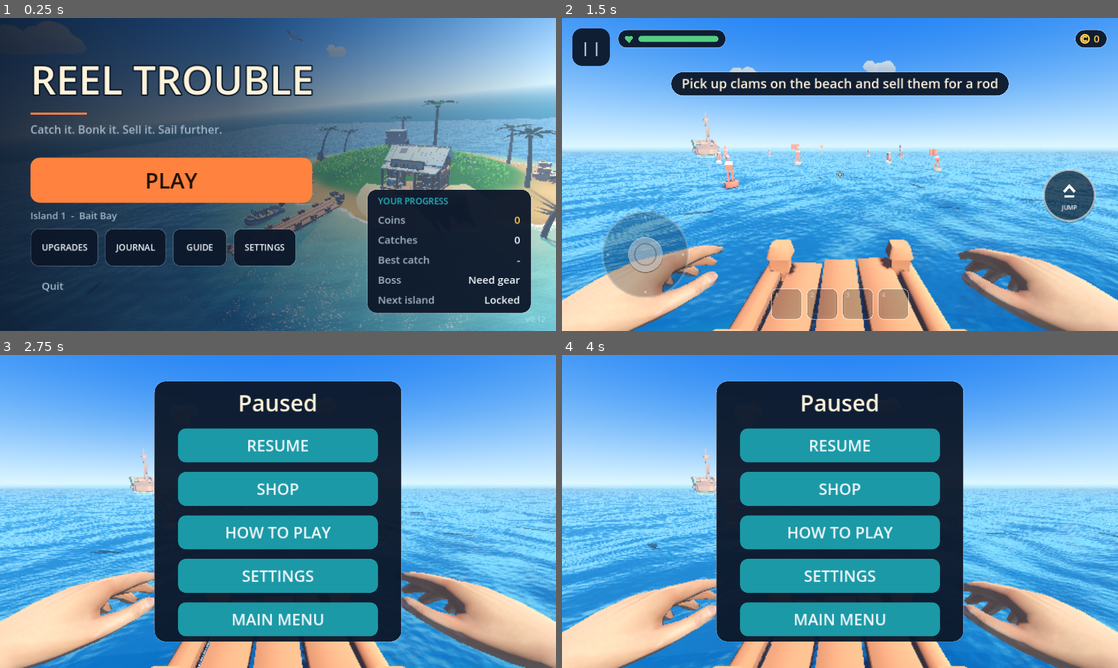
Above: before the commit, frames 1-4 (two rows, left to right).
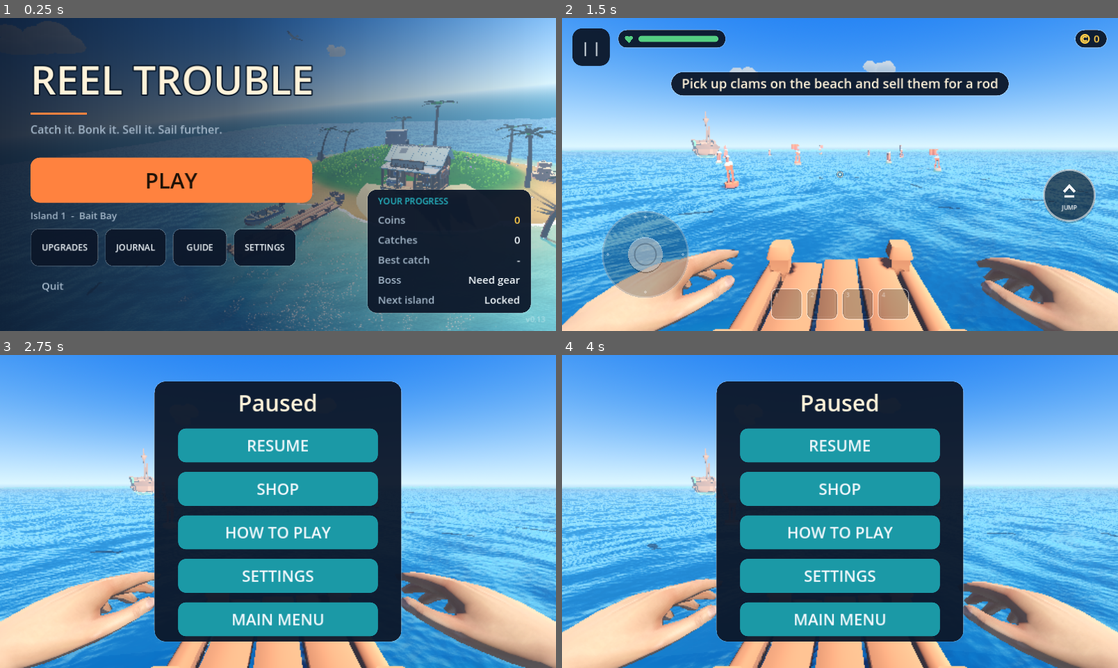
Above: after the commit, the same moments.

Repository: Max1081018/open_code
Game: Godot game, scene res://game.tscn
The game is run twice, just before and just after one commit, with the same random seed, the same clock (stepped at 60 frames per second) and the same inputs.
Inputs:
- Up to frame 1 (0.25 s): no input
- Up to frame 2 (1.5 s): click "PLAY" at 0.5 s; click "START FISHING" at 1.25 s
- Up to frame 3 (2.75 s): click "| |" at 2 s
- Up to frame 4 (4 s): click "RESUME" at 2.75 s; click "| |" at 3.5 s

The runs differ from the first frame. In frame 1, 0.3% of the frame differs, in the area x 33-100%, y 31-100%; in frame 2, 11%, in the area x 0-100%, y 40-100%; in frame 3, 3.2%; in frame 4, 3.1%.

Commit message:
v0.13: weather with teeth, legs that walk, hands that lag, and a gull you can fight
Weather that means something
  Each kind of weather now carries a swell, a bite rate and a rarity tilt, so
  the sky is a fishing decision rather than scenery. Flat calm is pretty and
  slow; the worse it looks out there, the better the fishing.
  - the sea actually runs higher in bad weather: the swell drives both the
    water shader and the script-side wave_height(), so the boat, the bobber
    and anything floating ride the same waves you can see. Clear seas run at
    0.32, a storm at 0.80
  - new storm: dark navy sky, heavy rain, a 3.2 wind, lightning that flashes
    the sun and the sky with thunder rolling in a beat later (the gap is the
    distance), and the best fishing in the game
  - gloom is its own channel now, so a storm can go properly dark instead of
    stopping where overcast stops
  - the weather announces itself in one line when it turns

Legs
  - heel first on the way down, push off the toes on the way back. A foot
    held flat through the whole cycle is what made it look like a doll being
    slid along the floor
  - the hips roll toward whichever leg has the weight
  - the knees take the landing from a jump, and you breathe standing still

Hands
  - they now trail a quick look and swing back. Welded to the camera, they
    read as part of the HUD rather than as arms on the end of a body.
    Verified the direction by rendering a left turn, a right turn and a
    standstill side by side

Fun
  - you can swing at a gull on its way down and drive it off empty-clawed.
    It leaves with a squawk and a puff of feathers, and your fish stays put

Bugs found and fixed
  - loose catches grew without bound: a player who never sold anything would
    slowly fill the island with physics bodies. Gulls now get bolder once
    more than a dozen are lying about, which caps it in fiction. Measured:
    nodes stopped climbing at 12 catches over a 200-second run
  - every spawned fish, rod and weapon logged an owner warning, because a
    node lifted out of an imported scene still named that scene as its owner

Economy, checked rather than guessed: expected value per catch runs 14 coins
at the starting reel to 58 at the last, against upgrade costs of 60 to 300 -
about five catches per upgrade the whole way up, which is the curve I wanted.

Full suite (19 screens) passes clean.

Co-Authored-By: Claude Opus 5 <noreply@anthropic.com>
Claude-Session: https://claude.ai/code/session_019FPN93SDKwisezCSut5tqW

Diff:
--- a/fishing/fp_arms.gd
+++ b/fishing/fp_arms.gd
@@ -71,6 +71,8 @@
 const HOLD_SHIFT := Vector3(-0.075, 0.035, 0)  # holding something: right hand clears the buttons
 var _shift := 0.0
 var _sail := 0.0                     # blend into the steering pose
+var _lag := Vector2.ZERO             # how far the hands are trailing the look
+var _look_was := Vector2.ZERO
 
 
 ## Layers one clip onto just the right arm (shoulder to fingertips) on top of
@@ -419,6 +421,19 @@
 	if _hit_t > 0.0:
 		var g := _hit_t * _hit_t
 		off += Vector3(sin(_t * 61.0) * 0.015, -0.05 + cos(_t * 53.0) * 0.01, 0.04) * g
+	# Hands trail a quick look and swing back: welded to the camera, they read
+	# as part of the HUD rather than as arms on the end of a body.
+	var cam3 := get_parent() as Node3D
+	if cam3:
+		var cy := cam3.global_rotation.y
+		var cp := cam3.global_rotation.x
+		if _look_was != Vector2.ZERO:
+			_lag.x = clampf(_lag.x + wrapf(cy - _look_was.x, -PI, PI) * 0.55, -0.17, 0.17)
+			_lag.y = clampf(_lag.y + (cp - _look_was.y) * 0.45, -0.13, 0.13)
+		_look_was = Vector2(cy, cp)
+	_lag = _lag.lerp(Vector2.ZERO, clampf(delta * 6.5, 0.0, 1.0))
+	off += Vector3(_lag.x * 0.11, -_lag.y * 0.09, 0.0)
+
 	var pitch := deg_to_rad(10.0 * charge * charge - 14.0 * _arc(_cast_t) + 6.0 * _arc(_hook_t))
 	if mode == "rod":
 		pitch += sin(_t * 37.0) * tension * 0.012
@@ -428,7 +443,9 @@
 	# view like a car's wheel instead of across your eyes.
 	_sail = move_toward(_sail, 1.0 if mode == "sail" else 0.0, delta * 3.5)
 	off += Vector3(0.0, -0.215, -0.045) * _sail
-	var rig_xf := Transform3D(Basis(Vector3.RIGHT, pitch), off) * _base
+	var rig_xf := Transform3D(
+		Basis(Vector3.RIGHT, pitch - _lag.y * 0.75) * Basis(Vector3.UP, -_lag.x * 0.75),
+		off) * _base
 	_rig.transform = _rig.transform.interpolate_with(rig_xf, clampf(delta * 20.0, 0.0, 1.0))
 
 	# Holding a small fish or a clam: only the right arm lifts and grips.
--- a/fishing/fp_legs.gd
+++ b/fishing/fp_legs.gd
@@ -34,6 +34,8 @@
 var _blend := 0.0           # 0 standing, 1 full stride
 var _air := 0.0
 var _bob := 0.0
+var _land := 0.0            # landing dip, counts down
+var _was_air := false
 var _acc := 0.0             # unwrapped stride phase, for counting steps
 var _step_k := 0
 var _t := 0.0
@@ -98,7 +100,6 @@
 		else:
 			want_yaw = mv
 	_yaw = lerp_angle(_yaw, want_yaw, clampf(delta * 10.0, 0.0, 1.0))
-	rotation.y = _yaw
 
 	# Stride length grows with speed: a walk is short steps, a run is long ones.
 	if moving:
@@ -116,6 +117,13 @@
 	_blend = lerpf(_blend, 1.0 if moving else 0.0, clampf(delta * 9.0, 0.0, 1.0))
 	_air = lerpf(_air, 0.0 if on_floor else 1.0, clampf(delta * 9.0, 0.0, 1.0))
 
+	# Land from a jump and the knees take it: a quick dip, then back up.
+	if on_floor and _was_air:
+		_land = 0.22
+	_was_air = not on_floor
+	_land = maxf(_land - delta, 0.0)
+	var crouch: float = sin(PI * clampf(_land / 0.22, 0.0, 1.0))
+
 	var amp: float = clampf(0.2 + speed * 0.072, 0.2, 0.62) * _blend
 	var bend: float = clampf(0.5 + speed * 0.13, 0.5, 1.2) * _blend
 	var idle := sin(_t * 1.5) * 0.028 * (1.0 - _blend)
@@ -133,7 +141,11 @@
 		# Mid-air both legs tuck, the trailing one a little more.
 		th = lerpf(th, 0.52 - 0.22 * float(i), _air)
 		kn = lerpf(kn, -0.95 - 0.2 * float(i), _air)
-		var an: float = clampf(-(th + kn) * 0.8, -0.45, 0.5)
+		kn -= crouch * 0.55
+		# Heel first on the way down, push off the toes on the way back: a
+		# foot held flat through the whole cycle is what makes walk cycles
+		# look like a doll being slid along the floor.
+		var an: float = clampf(-(th + kn) * 0.8 + sin(p) * 0.26 * _blend, -0.5, 0.55)
 		an = lerpf(an, -0.3, _air)
 		_hip[i].rotation.x = th
 		_knee[i].rotation.x = kn
@@ -144,7 +156,10 @@
 	# A spread stride is shorter than a straight leg, so the hips have to drop
 	# or the back foot hovers. This is the bob you feel when you walk.
 	_bob = lerpf(_bob, -low * (1.0 - _air), clampf(delta * 20.0, 0.0, 1.0))
-	position.y = _bob
+	# Breathing when you stand still, and the hips rolling toward whichever
+	# leg has the weight as you walk.
+	position.y = _bob + sin(_t * 0.9) * 0.006 * (1.0 - _blend)
+	rotation = Vector3(0.0, _yaw, sin(_phase) * 0.04 * _blend)
 
 	if _air > 0.5:
 		gait = "air"
--- a/fishing/game.gd
+++ b/fishing/game.gd
@@ -201,6 +201,7 @@
 }
 
 # Island 1's boss: only bites out at sea, from the boat, with the Boss Reel.
+const STEAL_PILE := 12          # catches left lying about before gulls swarm
 const NEW_SPECIES_BONUS := 25
 const PB_BONUS := 20            # beating your own record is worth something
 # The buyer says something when the catch is worth a comment. Selling should
@@ -540,6 +541,7 @@
 	if part == null:
 		root.free()
 		return null
+	_disown(part)
 	part.get_parent().remove_child(part)
 	root.free()
 	var holder := Node3D.new()
@@ -840,7 +842,7 @@
 var test_yaw := PI
 var test_walk := 450
 var test_sprint := false
-var test_rain := false
+var test_weather := ""           # autotest: pin the weather to one state
 var _test_whack_f := 0
 var _test_max_speed := 0.0
 var _boss_logged := false
@@ -859,6 +861,8 @@
 var _perf_phys := 0.0
 var _perf_n := 0
 var test_hold := false           # autotest: keep walking through the screenshot
+var test_spin := 0.0             # autotest: keep turning, to see the hands trail
+var test_shoo := false           # autotest: drive the thieving gull off
 var _tphase := 0
 var _tnext := 0
 var _tcycles := 0
@@ -1060,11 +1064,14 @@
 		elif a.begins_with("--yaw="): test_yaw = float(a.get_slice("=", 1))
 		elif a.begins_with("--walk="): test_walk = int(a.get_slice("=", 1))
 		elif a == "--sprint": test_sprint = true
-		elif a == "--rain": test_rain = true
+		elif a == "--rain": test_weather = "rain"
+		elif a.begins_with("--weather="): test_weather = a.get_slice("=", 1)
 		elif a == "--rod": test_rod = true
 		elif a == "--fresh": test_fresh = true
 		elif a == "--nohud": test_nohud = true
 		elif a == "--hold": test_hold = true
+		elif a.begins_with("--spin="): test_spin = float(a.get_slice("=", 1))
+		elif a == "--shoo": test_shoo = true
 		elif a.begins_with("--at="):
 			var p := a.get_slice("=", 1).split(",")
 			test_at = Vector3(float(p[0]), 0.0, float(p[1]))
@@ -1084,7 +1091,7 @@
 	for i in 4:
 		var k: float = TAU / (WAVE_LENGTH * float(WAVE_LEN_MUL[i]))
 		var phase: float = k * (WAVE_DIR[i] as Vector2).dot(p) - PI * float(WAVE_HALF_TURNS[i]) * t
-		h += WAVE_HEIGHT * float(WAVE_SHARE[i]) * sin(phase)
+		h += wave_amp * float(WAVE_SHARE[i]) * sin(phase)
 	return h
 
 
@@ -1278,6 +1285,15 @@
 	if key in MERGE_KEYS:
 		_merge_me.append(n)
 	return n
+
+
+## A node lifted out of an imported scene still names that scene as its owner,
+## which Godot warns about the moment it is re-parented. Clearing the owner on
+## the node and everything under it keeps the log clean.
+func _disown(n: Node) -> void:
+	n.owner = null
+	for c in n.find_children("*", "", true, false):
+		c.owner = null
 
 
 ## Height of an island at a world x/z. The profile is a smooth bump,
@@ -1536,6 +1552,7 @@
 		"click": Sfx.click(), "caught": Sfx.caught(), "snap": Sfx.snap(),
 		"bonk": Sfx.bonk(), "hurt": Sfx.hurt(), "coins": Sfx.coins(),
 		"step_soft": Sfx.step_soft(), "step_wood": Sfx.step_wood(), "gull": Sfx.gull(),
+		"thunder": Sfx.thunder(),
 		"jump": Sfx.whoosh(), "pickup": Sfx.pickup(),
 	}
 	for key in streams:
@@ -1549,6 +1566,7 @@
 	players["jump"].pitch_scale = 1.6
 	players["jump"].volume_db = -8.0
 	players["pickup"].volume_db = -7.0
+	players["thunder"].volume_db = -5.0
 	# Ambience: the sea, the wind and the rain, each a long loop whose volume
 	# follows where you are and what the weather is doing. They take a moment
 	# to generate, so they are built one per frame after the game is up rather
@@ -1839,6 +1857,11 @@
 		else:
 			p = "DROP"
 			touch.secondary = "THROW"
+	elif _gull_in_reach():
+		touch.look_info = "Seagull!"
+		touch.look_stat = "after your catch"
+		touch.look_cost = ""
+		p = "SHOO"
 	elif looked_fish and is_instance_valid(looked_fish):
 		var fd: Dictionary = looked_fish.get_meta("fish")
 		var rar := str(fd.get("rarity", "Common"))
@@ -1934,6 +1957,8 @@
 		"GRAB":
 			if looked_fish:
 				_grab(looked_fish)
+		"SHOO":
+			_shoo_gull()
 		"PUNCH", "HIT":
 			if looked_fish:
 				# Rod, clam or fish in hand: put it away and use both fists.
@@ -1973,6 +1998,7 @@
 		var root: Node3D = load(str(info["model"])).instantiate()
 		var part := root.find_child(str(info.get("node", "")), true, false)
 		if part:
+			_disown(part)
 			part.get_parent().remove_child(part)
 			root.queue_free()
 			m = Node3D.new()
@@ -2905,6 +2931,7 @@
 		part.add_child(pivot)
 		for mi in crank_bits:
 			var keep: Transform3D = (mi as Node3D).transform
+			_disown(mi)
 			(mi as Node3D).get_parent().remove_child(mi)
 			pivot.add_child(mi)
 			(mi as Node3D).transform = Transform3D(keep.basis, keep.origin - hub)
@@ -3391,24 +3418,43 @@
 ## Weather is a slow cycle of states, each lasting minutes, blending smoothly
 ## into the next. It always starts clear, and rain is the exception, not the
 ## rule: clear, cloudy, breezy, foggy, drizzle and (now and then) rain.
+# Weather is not just weather: "swell" is how high the sea runs, "bite" how
+# quickly fish come to the bait, and "rare" how much it tilts the odds toward
+# the good stuff. Flat calm is pretty and slow; the worse it looks out there,
+# the better the fishing - which is the whole reason to go out in it.
 const WEATHER := {
-	"clear":   {"rain": 0.0,  "over": 0.0,  "fog": 0.0085, "wind": 1.0, "dur": [180.0, 300.0]},
-	"cloudy":  {"rain": 0.0,  "over": 0.55, "fog": 0.011,  "wind": 1.2, "dur": [100.0, 170.0]},
-	"breezy":  {"rain": 0.0,  "over": 0.15, "fog": 0.008,  "wind": 2.3, "dur": [90.0, 150.0]},
-	"foggy":   {"rain": 0.0,  "over": 0.35, "fog": 0.030,  "wind": 0.6, "dur": [70.0, 120.0]},
-	"drizzle": {"rain": 0.45, "over": 0.70, "fog": 0.014,  "wind": 1.4, "dur": [45.0, 80.0]},
-	"rain":    {"rain": 1.0,  "over": 1.0,  "fog": 0.018,  "wind": 1.9, "dur": [40.0, 70.0]},
+	"clear":   {"dark": 0.00, "rain": 0.0,  "over": 0.0,  "fog": 0.0085, "wind": 1.0, "swell": 0.85,
+		"bite": 1.15, "rare": 1.0,  "dur": [180.0, 300.0], "say": "Flat calm. Pretty, but the fish are sleepy."},
+	"cloudy":  {"dark": 0.50, "rain": 0.0,  "over": 0.55, "fog": 0.011,  "wind": 1.2, "swell": 1.0,
+		"bite": 0.92, "rare": 1.08, "dur": [100.0, 170.0], "say": "Cloud coming over - they're starting to bite."},
+	"breezy":  {"dark": 0.15, "rain": 0.0,  "over": 0.15, "fog": 0.008,  "wind": 2.3, "swell": 1.35,
+		"bite": 1.0,  "rare": 1.05, "dur": [90.0, 150.0],  "say": "A good breeze, and a bit of a sea running."},
+	"foggy":   {"dark": 0.45, "rain": 0.0,  "over": 0.35, "fog": 0.030,  "wind": 0.6, "swell": 0.7,
+		"bite": 0.88, "rare": 1.15, "dur": [70.0, 120.0],  "say": "Fog. Can't see a thing - but something big is out there."},
+	"drizzle": {"dark": 0.68, "rain": 0.45, "over": 0.70, "fog": 0.014,  "wind": 1.4, "swell": 1.1,
+		"bite": 0.8,  "rare": 1.18, "dur": [45.0, 80.0],   "say": "Drizzle. Perfect fishing weather."},
+	"rain":    {"dark": 0.85, "rain": 1.0,  "over": 1.0,  "fog": 0.018,  "wind": 1.9, "swell": 1.5,
+		"bite": 0.72, "rare": 1.3,  "dur": [40.0, 70.0],   "say": "Proper rain. They're going mad down there."},
+	"storm":   {"dark": 1.00, "rain": 1.0,  "over": 1.0,  "fog": 0.024,  "wind": 3.2, "swell": 2.1,
+		"bite": 0.62, "rare": 1.5,  "dur": [35.0, 60.0],   "say": "Storm. Mind the boat - and bring something huge back."},
 }
 const WEATHER_NEXT := {
 	"clear":   {"cloudy": 40, "breezy": 30, "foggy": 15, "drizzle": 15},
 	"cloudy":  {"clear": 40, "drizzle": 35, "rain": 15, "breezy": 10},
-	"breezy":  {"clear": 60, "cloudy": 40},
+	"breezy":  {"clear": 50, "cloudy": 35, "rain": 15},
 	"foggy":   {"clear": 70, "cloudy": 30},
 	"drizzle": {"cloudy": 60, "clear": 40},
-	"rain":    {"cloudy": 70, "drizzle": 30},
+	"rain":    {"cloudy": 55, "drizzle": 25, "storm": 20},
+	"storm":   {"rain": 60, "cloudy": 40},
 }
 var weather_state := "clear"
-var _w := {"rain": 0.0, "over": 0.0, "fog": 0.0085, "wind": 1.0}
+var _w := {"rain": 0.0, "over": 0.0, "fog": 0.0085, "wind": 1.0, "swell": 0.85,
+	"bite": 1.15, "rare": 1.0, "dark": 0.0}
+var wave_amp := WAVE_HEIGHT * 0.85     # how high the sea is running right now
+var _wave_sent := -1.0                 # last swell pushed to the water shader
+var _bolt_t := 0.0                     # seconds until the next lightning flash
+var _thunder_t := -1.0                 # seconds until the thunder catches up
+var _flash_amt := 0.0
 
 func _build_weather() -> void:
 	rain = CPUParticles3D.new()
@@ -3450,8 +3496,8 @@
 			cn.position.x = -240.0
 	# next weather when this one's time is up
 	_weather_t -= delta
-	if test_rain:
-		weather_state = "rain"
+	if test_weather != "" and WEATHER.has(test_weather):
+		weather_state = test_weather
 		_weather_t = 99.0
 	if _weather_t <= 0.0:
 		var opts: Dictionary = WEATHER_NEXT[weather_state]
@@ -3466,10 +3512,19 @@
 				break
 		var dur: Array = WEATHER[weather_state]["dur"]
 		_weather_t = randf_range(float(dur[0]), float(dur[1]))
+		if weather_enabled and app_state == "playing":
+			_flash(str(WEATHER[weather_state].get("say", "")))
 	var target: Dictionary = WEATHER["clear"] if not weather_enabled else WEATHER[weather_state]
-	var k2 := clampf(delta / 18.0, 0.0, 1.0) if not test_rain else 1.0     # ~20 s blends
-	for key in ["rain", "over", "fog", "wind"]:
+	var k2 := clampf(delta / 18.0, 0.0, 1.0) if test_weather == "" else 1.0  # ~20 s blends
+	for key in ["rain", "over", "fog", "wind", "swell", "bite", "rare", "dark"]:
 		_w[key] = lerpf(float(_w[key]), float(target[key]), k2)
+	# The sea runs higher in bad weather. Both the shader and the script-side
+	# wave_height() read this, so the boat and the bobber ride the same swell
+	# you can see.
+	wave_amp = WAVE_HEIGHT * float(_w["swell"])
+	if water_mat and absf(wave_amp - _wave_sent) > 0.004:
+		_wave_sent = wave_amp
+		water_mat.set_shader_parameter("wave_height", wave_amp)
 	_rain_amt = float(_w["rain"])
 	var over := float(_w["over"])
 	rain.emitting = _rain_amt > 0.12
@@ -3480,24 +3535,48 @@
 		players["wind"].volume_db = lerpf(-60.0, -19.0, w)
 	if players.has("rain") and players["rain"].stream:
 		players["rain"].volume_db = lerpf(-60.0, -13.0, clampf(_rain_amt * 1.2, 0.0, 1.0))
+	var dark := float(_w.get("dark", 0.0))
 	if sun_light:
-		sun_light.light_energy = lerpf(1.02, 0.62, over)
+		sun_light.light_energy = lerpf(1.02, 0.42, dark)
 	if world_env:
 		world_env.fog_density = float(_w["fog"])
-		world_env.ambient_light_energy = lerpf(0.42, 0.36, over)
+		world_env.ambient_light_energy = lerpf(0.42, 0.30, dark)
 		world_env.fog_light_color = Color(0.52, 0.61, 0.70).lerp(Color(0.60, 0.64, 0.68), over)
 	if cloud_mat:
-		cloud_mat.set_shader_parameter("top_color", Color(1, 1, 1).lerp(Color(0.80, 0.82, 0.86), over))
-		cloud_mat.set_shader_parameter("base_color", Color(0.74, 0.80, 0.90).lerp(Color(0.48, 0.52, 0.58), over))
+		cloud_mat.set_shader_parameter("top_color", Color(1, 1, 1).lerp(Color(0.40, 0.42, 0.47), dark))
+		cloud_mat.set_shader_parameter("base_color", Color(0.74, 0.80, 0.90).lerp(Color(0.19, 0.21, 0.25), dark))
 	if grass_mm and grass_mm.material_override:
 		(grass_mm.material_override as ShaderMaterial).set_shader_parameter("wind_strength", 0.07 * float(_w["wind"]))
 	if _palm_mat:
 		_palm_mat.set_shader_parameter("wind", float(_w["wind"]))
 	# Grey the sky with the clouds (only when it changes: sky updates cost).
-	if sky_mat and absf(over - _sky_rain) > 0.02:
-		_sky_rain = over
-		sky_mat.sky_top_color = Color(0.13, 0.36, 0.78).lerp(Color(0.40, 0.48, 0.58), over)
-		sky_mat.sky_horizon_color = Color(0.74, 0.88, 0.97).lerp(Color(0.68, 0.73, 0.78), over)
+	# Lightning: a flash on the light and the sky, then thunder a beat later,
+	# the gap depending on how far off the strike was.
+	if weather_state == "storm" and weather_enabled:
+		_bolt_t -= delta
+		if _bolt_t <= 0.0:
+			_bolt_t = randf_range(6.0, 16.0)
+			_flash_amt = randf_range(0.7, 1.0)
+			_thunder_t = randf_range(0.4, 2.6)
+	else:
+		_bolt_t = randf_range(3.0, 9.0)
+	if _thunder_t > 0.0:
+		_thunder_t -= delta
+		if _thunder_t <= 0.0:
+			_thunder_t = -1.0
+			if players.has("thunder"):
+				players["thunder"].pitch_scale = randf_range(0.85, 1.1)
+				_play("thunder")
+	if _flash_amt > 0.0:
+		_flash_amt = maxf(_flash_amt - delta * 3.2, 0.0)
+		if sun_light:
+			sun_light.light_energy += _flash_amt * 2.6
+		if world_env:
+			world_env.ambient_light_energy += _flash_amt * 0.5
+	if sky_mat and absf(dark - _sky_rain) > 0.02:
+		_sky_rain = dark
+		sky_mat.sky_top_color = Color(0.13, 0.36, 0.78).lerp(Color(0.20, 0.23, 0.28), dark)
+		sky_mat.sky_horizon_color = Color(0.74, 0.88, 0.97).lerp(Color(0.44, 0.47, 0.52), dark)
 
 
 ## Buoys ride the same waves the water shader draws.
@@ -3763,7 +3842,7 @@
 		fx.splash(Vector3(bobber.position.x, wave_height(bobber.position.x, bobber.position.z), bobber.position.z), 1.0)
 	# Bait upgrade shortens the wait.
 	var bait_factor: float = 1.0 - float(upgrades["bait"]) * 0.13
-	bite_timer = randf_range(2.5, 6.0) * bait_factor
+	bite_timer = randf_range(2.5, 6.0) * bait_factor * float(_w.get("bite", 1.0))
 	# A nibble or two first: hook on one and you'll spook it.
 	_nibbles_left = randi_range(0, 2)
 	_nibble_t = bite_timer * randf_range(0.25, 0.55)
@@ -4022,6 +4101,9 @@
 		var rar := str(f.get("rarity", "Common"))
 		var w: float = RARITY_WEIGHT.get(rar, 10.0)
 		w *= pow(float(RARITY_REEL_BOOST.get(rar, 1.0)), tier + luck * 0.5)
+		# Rough weather brings the good fish up.
+		if rar != "Common" and not f.get("junk", false):
+			w *= float(_w.get("rare", 1.0))
 		if f.get("junk", false):
 			w *= 0.45
 		pool.append(f)
@@ -4558,9 +4640,11 @@
 	if fx == null or play_mode != "explore" or not fx.can_steal():
 		return
 	_steal_t -= delta
-	if _steal_t > 0.0:
-		return
-	_steal_t = randf_range(22.0, 40.0)
+	# Leave a big pile of catches lying about and the gulls get bolder: this
+	# also stops a hoarder slowly filling the island with physics bodies.
+	if _steal_t > 0.0 and loose_fish.size() <= STEAL_PILE:
+		return
+	_steal_t = randf_range(22.0, 40.0) if loose_fish.size() <= STEAL_PILE else 4.0
 	# Only dead catches lying in the open, not ones on you or on the counter.
 	var best: RigidBody3D = null
 	for b in loose_fish:
@@ -4605,6 +4689,34 @@
 		fx.hit_burst(rb.global_position + Vector3(0, 0.2, 0), false)
 	_flash("The seagull made off with your %s!" % _nice_name(str(d.get("name", "catch"))))
 	_save_game()
+
+
+## A gull diving for your catch, close enough to swing at.
+func _gull_in_reach() -> bool:
+	if fx == null or player == null:
+		return false
+	var at := fx.thief_dive_pos()
+	return at != Vector3.ZERO and at.distance_to(player.global_position + Vector3(0, 1.1, 0)) < 4.2
+
+
+## Drive it off before it gets its claws in. It leaves with a squawk and a
+## couple of feathers, and your fish stays where it is.
+func _shoo_gull() -> void:
+	if _hit_cd > 0.0:
+		return
+	_hit_cd = 0.36
+	if hands:
+		hands.play_punch()
+	players["whoosh"].pitch_scale = 1.35
+	_play("whoosh")
+	var at: Vector3 = fx.scare_thief()
+	if at == Vector3.ZERO:
+		return
+	players["gull"].pitch_scale = 1.45
+	_play("gull")
+	fx.hit_burst(at, false)
+	fx.dust(at, 0.7)
+	_flash("Shooed it off!")
 
 
 ## Punch (or chop) a live fish. The blow lands with the swing.
@@ -5037,6 +5149,7 @@
 		root.queue_free()
 		return holder
 	# Lift just this species out of the set and throw the rest away.
+	_disown(target)
 	target.get_parent().remove_child(target)
 	holder.add_child(target)
 	root.queue_free()
@@ -5128,6 +5241,8 @@
 			if test_pitch > -90.0:
 				cam_pitch = test_pitch
 		touch.sprint = test_sprint
+		if test_spin != 0.0 and frame > 10:
+			cam_yaw += test_spin * 0.016
 		_test_max_speed = maxf(_test_max_speed, Vector2(player.velocity.x, player.velocity.z).length())
 		if frame == 25:
 			_test_y0 = player.global_position.y
@@ -5148,6 +5263,8 @@
 			print("AUTOTEST(explore) pos=%s on_floor=%s prompt='%s' gait=%s max_speed=%.2f" % [
 				player.position.snapped(Vector3.ONE * 0.01), player.is_on_floor(),
 				touch.prompt, player.gait(), _test_max_speed])
+			print("AUTOTEST weather=%s swell=%.2f dark=%.2f bite=%.2f rare=%.2f" % [
+				weather_state, wave_amp, float(_w["dark"]), float(_w["bite"]), float(_w["rare"])])
 			_print_perf()
 			get_tree().quit()
 		return
@@ -5158,6 +5275,7 @@
 			_test_shot()
 			print("AUTOTEST frames=%d cycles=%d catches=%d best=%.2f rs=%d health=%.0f loose=%d inv=%s" % [
 				frame, _tcycles, catches, best_weight, rs, health, loose_fish.size(), inv])
+			_print_perf()
 			get_tree().quit()
 		return
 
@@ -5398,6 +5516,17 @@
 			_flop_seen = true
 			print("AUTOTEST gull diving at f=%d" % frame)
 			_test_shot("_dive")
+		# Swing at it on the way down and it leaves empty-clawed.
+		if test_shoo and _gull_in_reach():
+			test_shoo = false
+			_shoo_gull()
+			_tnext = frame + 300
+			print("AUTOTEST gull shooed at f=%d loose=%d" % [frame, loose_fish.size()])
+			_test_shot("_shoo")
+		if _tnext > 0 and frame == _tnext:
+			print("AUTOTEST shoo saved the catch: loose=%d can_steal=%s" % [
+				loose_fish.size(), fx.can_steal()])
+			get_tree().quit()
 		if _flop_seen and loose_fish.is_empty():
 			print("AUTOTEST gull stole it at f=%d" % frame)
 			_test_shot()
--- a/fishing/menu_ui.gd
+++ b/fishing/menu_ui.gd
@@ -285,7 +285,7 @@
 		_stat_rows[key] = v
 
 	var ver := Label.new()
-	ver.text = "v" + str(ProjectSettings.get_setting("application/config/version", "0.12"))
+	ver.text = "v" + str(ProjectSettings.get_setting("application/config/version", "0.13"))
 	ver.set_anchors_preset(Control.PRESET_BOTTOM_RIGHT)
 	ver.position = Vector2(-70, -40)
 	ver.add_theme_font_size_override("font_size", 18)
--- a/fishing/project.godot
+++ b/fishing/project.godot
@@ -6,7 +6,7 @@
 [application]
 
 config/name="Reel Trouble"
-config/version="0.12"
+config/version="0.13"
 config/description="Cast off a little island, wait for a bite, and reel in goofy low-poly fish."
 run/main_scene="res://game.tscn"
 config/features=PackedStringArray("4.3", "GL Compatibility")
--- a/fishing/sfx.gd
+++ b/fishing/sfx.gd
@@ -483,3 +483,29 @@
 	for i in n:
 		s[i] = _soft(warm.run(s[i]) * 0.95)
 	return _loop(s, rate)
+
+
+## Thunder: a crack that rolls away into a long, low rumble. Built at a low
+## rate because there is nothing up high in it worth the samples.
+static func thunder() -> AudioStreamWAV:
+	var rate := RATE / 2
+	var n := int(float(rate) * 3.4)
+	var s := PackedFloat32Array()
+	s.resize(n)
+	var low := LP.new(0.05)
+	var body := LP.new(0.13)
+	var crack := HP.new(0.5)
+	var boom := Res.new(48.0, 0.9992)
+	for i in n:
+		var t := float(i) / float(rate)
+		var noise := randf() * 2.0 - 1.0
+		# the initial crack, only in the first fraction of a second
+		var snap: float = crack.run(noise) * exp(-t * 11.0) * 0.5
+		# the rumble: noise dragged through two slow filters, swelling and
+		# fading in waves as it bounces around the sky
+		var roll: float = low.run(body.run(noise))
+		var swell: float = 0.55 + 0.45 * sin(t * 2.3) * sin(t * 0.9 + 1.1)
+		var tail: float = roll * swell * exp(-t * 0.75) * 6.0
+		var deep: float = boom.run(noise * 0.02 * exp(-t * 2.0)) * 0.5
+		s[i] = _soft((snap + tail + deep) * 0.8)
+	return _from(s, rate)
--- a/fishing/world_fx.gd
+++ b/fishing/world_fx.gd
@@ -385,6 +385,24 @@
 	return true
 
 
+## Where the diving gull is right now, or ZERO if none is on its way down.
+## The game uses this to offer you the chance to drive it off.
+func thief_dive_pos() -> Vector3:
+	return _thief_pos if _thief_state == "dive" else Vector3.ZERO
+
+
+## Scare the diving gull off empty-clawed. Returns where it was, so the game
+## can put a puff of feathers there.
+func scare_thief() -> Vector3:
+	if _thief_state != "dive":
+		return Vector3.ZERO
+	var at := _thief_pos
+	_thief_target = null
+	_thief_state = "rise"
+	_thief_t = 0.0
+	return at
+
+
 var _thief_dir := Vector3.FORWARD
 
 func _update_thief(delta: float) -> Vector3:
@@ -403,6 +421,7 @@
 	if _thief_state == "rise":
 		want = _thief_pos + (_thief_pos - gull_centre).normalized() * 30.0 + Vector3(0, 22.0, 0)
 		if _thief_t > 4.5:
+			# A gull that was driven off has no catch to make away with.
 			if _thief_target and is_instance_valid(_thief_target):
 				_thief_target.queue_free()
 			_thief_target = null
Not shown, changed: fishing/export_presets.cfg
